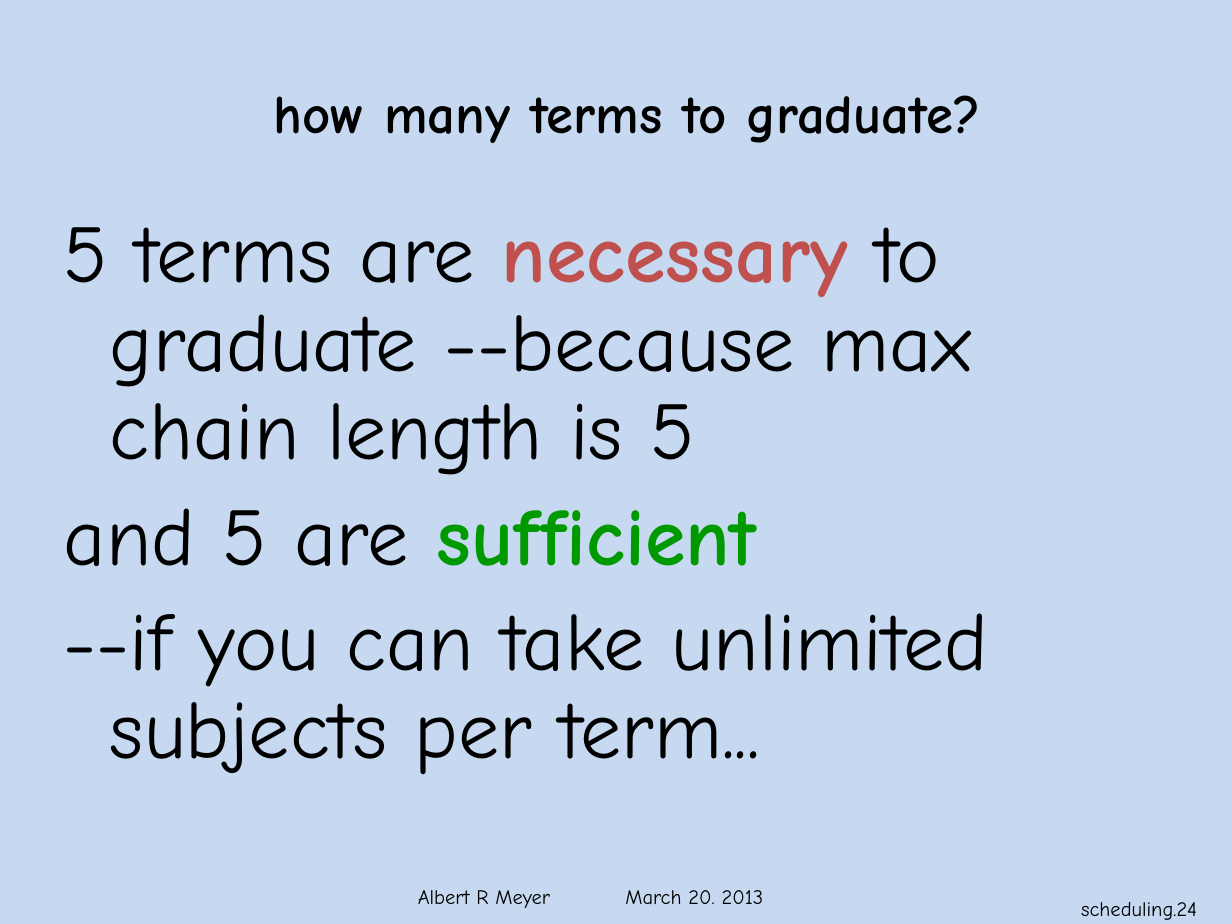
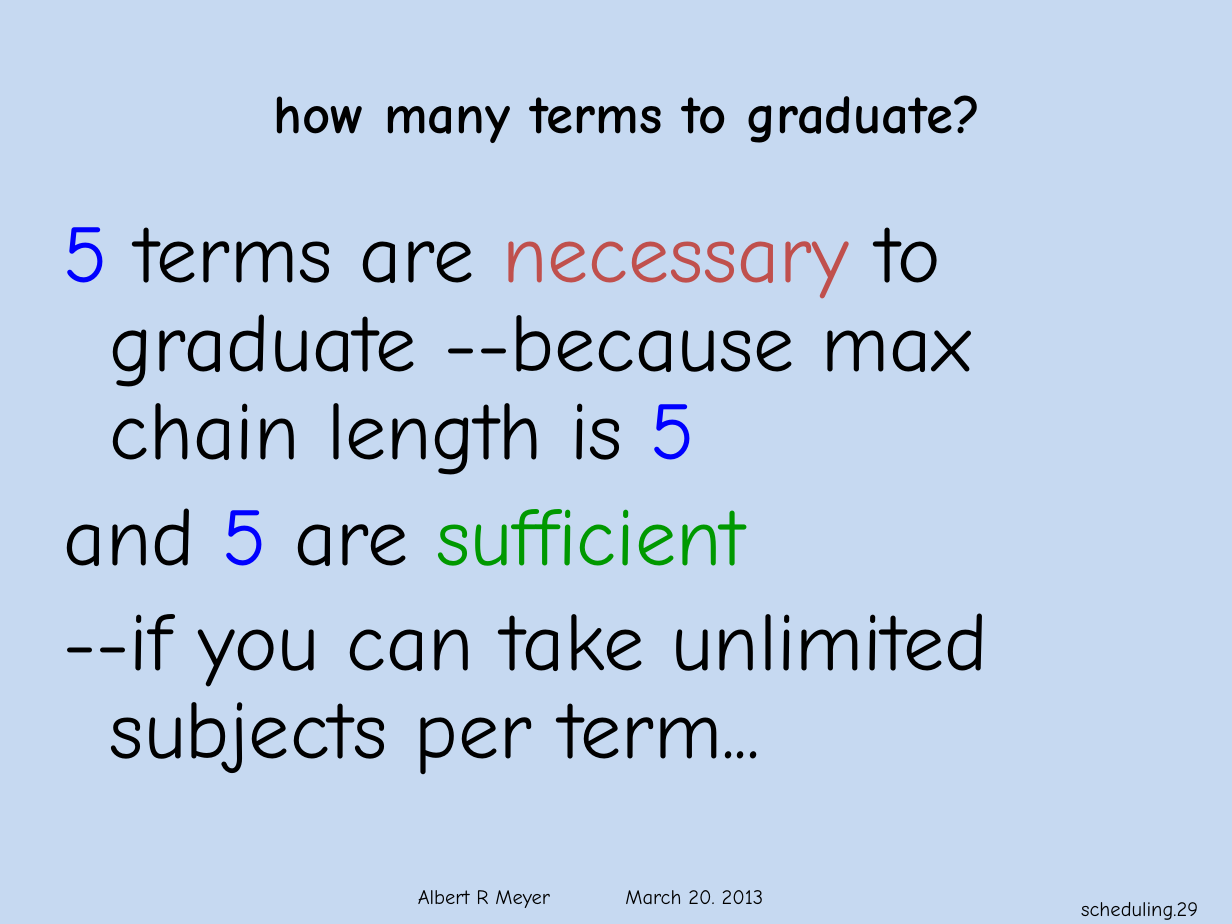
Before and after one commit to armeyer/mcs_web, a slide deck: slide 29 of spring13/slides13/scheduling.pptx (slide 24 before the commit). Drawn at 1232x924 pixels with LibreOffice and Linux fonts; fonts in the diff are those of the drawing; background and template pictures are left out. Boxes give left, top, right and bottom in pixels: in the first picture for what was removed or moved away, otherwise in the second. Text is boxed around its words. In the diff, an @@ line names an element or a change of style, - is before the commit and + after.

```diff
--- a/spring13/slides13/scheduling.pptx
+++ b/spring13/slides13/scheduling.pptx
@@ text at bbox=[64, 227, 971, 566]: text colour #000000 to #0000FF in "5 5", "5"; bold off in "necessary", "sufficient" @@
@@ page number at bbox=[1081, 902, 1198, 920]: text changed @@
-scheduling.24
+scheduling.29
```
Also in this commit, not shown: 11 other slides changed, 5 slides added.
